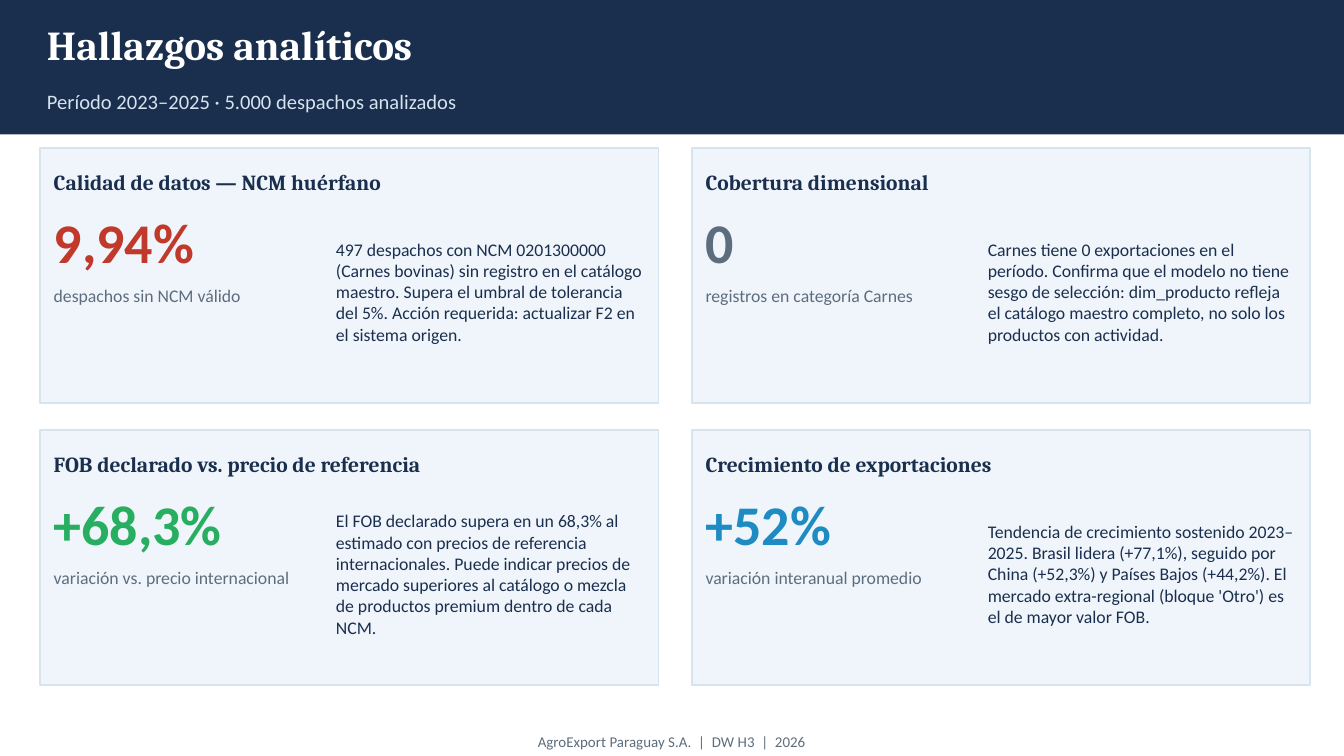
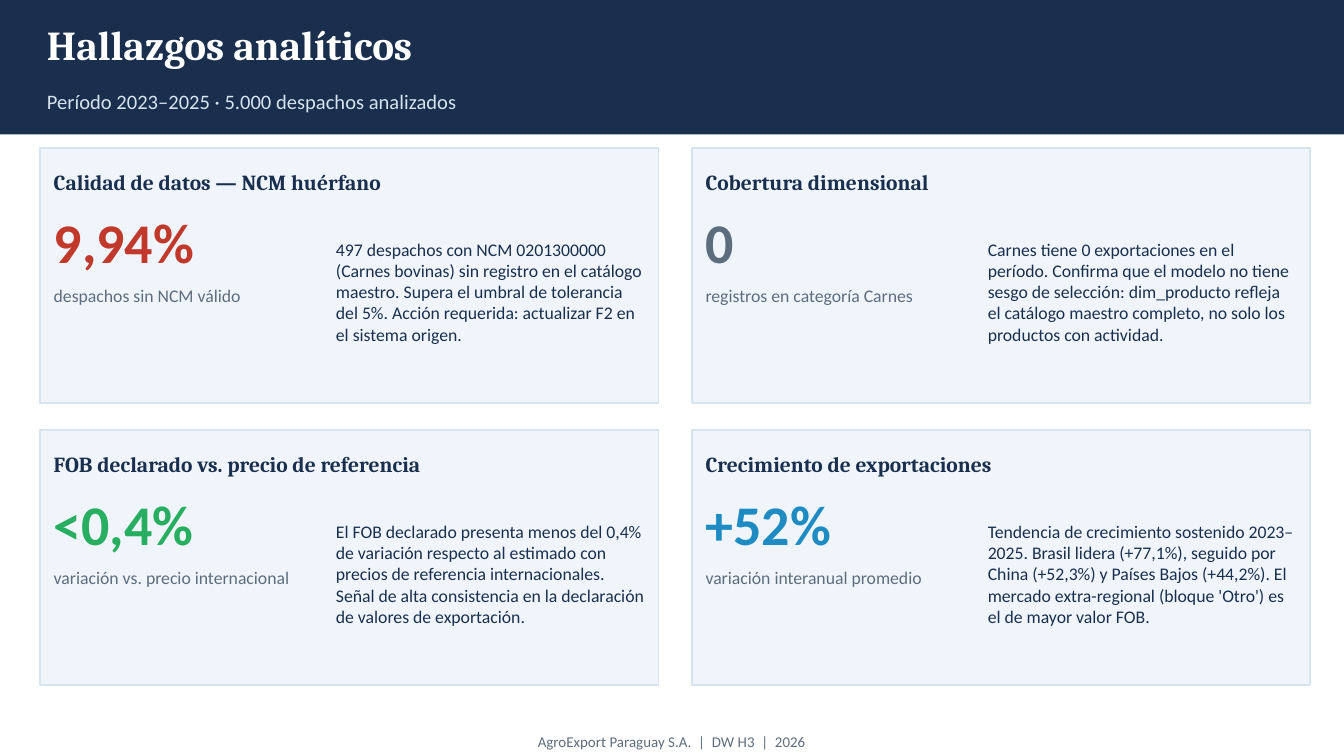
Before and after one commit to PedroSRM/agroexport-dw, a slide deck: slide 13 of presentacion/H3_Presentacion_AgroExport.pptx (slide 12 before the commit). Drawn at 1344x756 pixels with LibreOffice and Linux fonts; fonts in the diff are those of the drawing. Boxes give left, top, right and bottom in pixels: in the first picture for what was removed or moved away, otherwise in the second. Text is boxed around its words. In the diff, an @@ line names an element or a change of style, - is before the commit and + after.

Commit message:
fix: corregir hallazgo P5
- PPTX: variación FOB vs. precio referencia corregida de +68,3% a <0,4%

```diff
--- a/presentacion/H3_Presentacion_AgroExport.pptx
+++ b/presentacion/H3_Presentacion_AgroExport.pptx
@@ text at (54,506,194,553): text changed @@
-+68,3%
+<0,4%
@@ text at (336,525,643,626): text changed @@
-El FOB declarado supera en un 68,3% al estimado con precios de referencia internacionales. Puede indicar precios de mercado superiores al catálogo o mezcla de productos premium dentro de cada NCM.
+El FOB declarado presenta menos del 0,4% de variación respecto al estimado con precios de referencia internacionales. Señal de alta consistencia en la declaración de valores de exportación.
```
Also in this commit, not shown: 6 other slides changed, 1 slide added.
